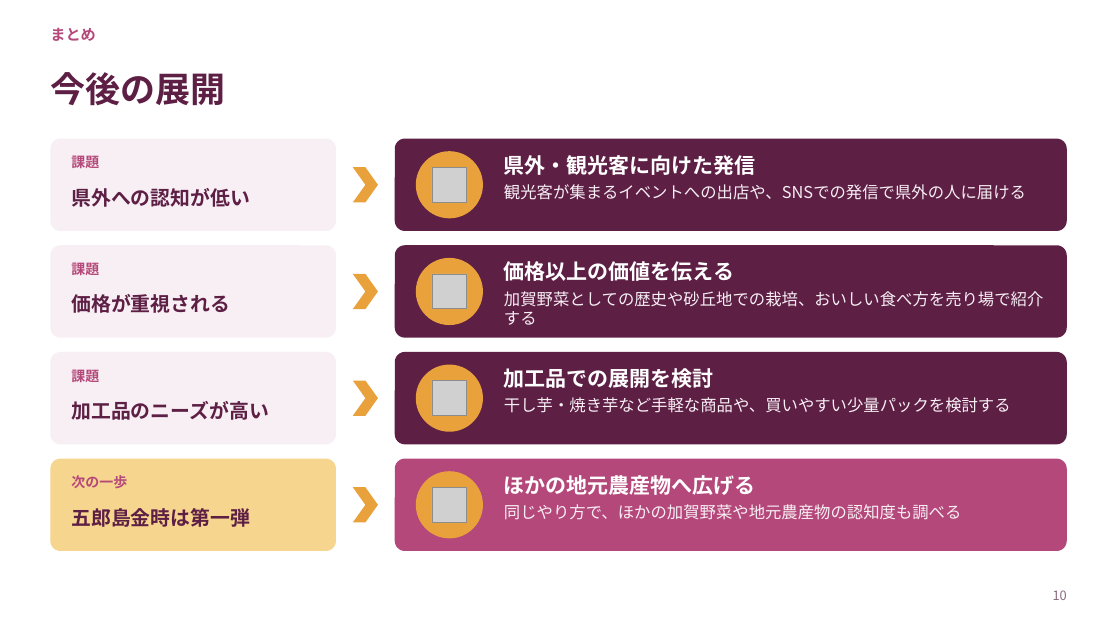
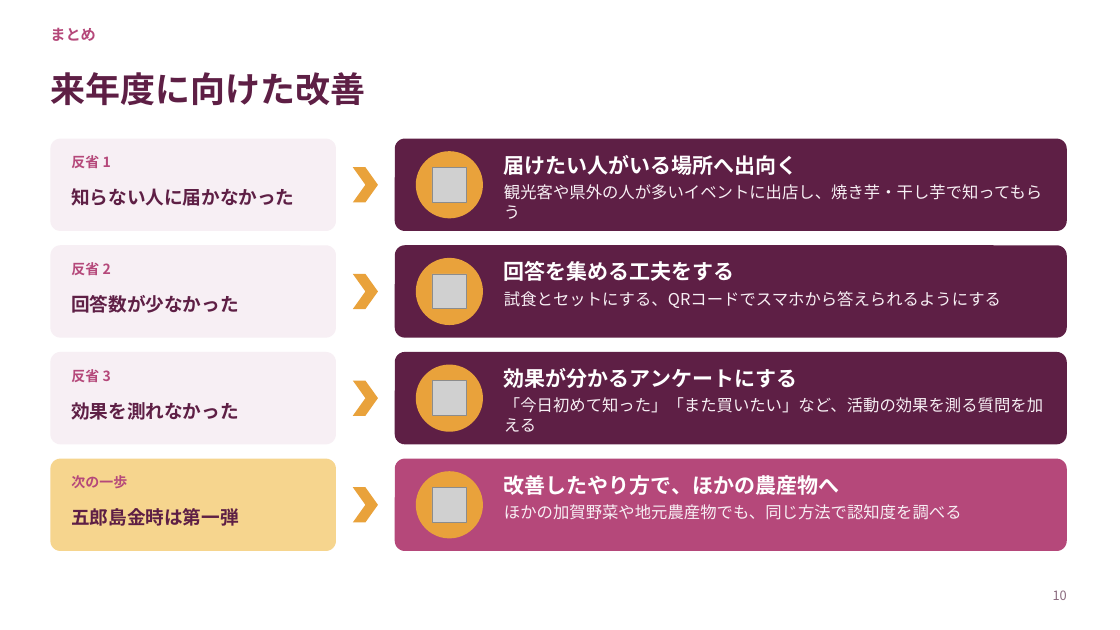
Before and after one commit to tadakazukawani/first-contributions, a slide deck: slide 10 of 農業青年/地元農産物認知拡大プロジェクト.pptx. Drawn at 1120x630 pixels with LibreOffice and Linux fonts; fonts in the diff are those of the drawing; grey boxes stand for pictures. Boxes give left, top, right and bottom in pixels: in the first picture for what was removed or moved away, otherwise in the second. Text is boxed around its words. In the diff, an @@ line names an element or a change of style, - is before the commit and + after.

```diff
--- a/農業青年/地元農産物認知拡大プロジェクト.pptx
+++ b/農業青年/地元農産物認知拡大プロジェクト.pptx
@@ title at <box>50,72,365,105</box>: text changed @@
-今後の展開
+来年度に向けた改善
@@ text at <box>71,155,111,168</box>: text changed @@
-課題
+反省 1
@@ text at <box>504,155,798,175</box>: text changed @@
-県外・観光客に向けた発信
+届けたい人がいる場所へ出向く
@@ text at <box>71,188,294,206</box>: text changed; size 17 to 16 pt @@
-県外への認知が低い
+知らない人に届かなかった
@@ text at <box>504,184,1042,219</box>: text changed @@
-観光客が集まるイベントへの出店や、SNSでの発信で県外の人に届ける
+観光客や県外の人が多いイベントに出店し、焼き芋・干し芋で知ってもらう
@@ text at <box>71,262,111,275</box>: text changed @@
-課題
+反省 2
@@ text at <box>504,261,735,281</box>: text changed @@
-価格以上の価値を伝える
+回答を集める工夫をする
@@ text at <box>71,295,238,313</box>: text changed; size 17 to 16 pt @@
-価格が重視される
+回答数が少なかった
@@ text at <box>504,291,1001,308</box>: text changed @@
-加賀野菜としての歴史や砂丘地での栽培、おいしい食べ方を売り場で紹介する
+試食とセットにする、QRコードでスマホから答えられるようにする
@@ text at <box>71,369,111,382</box>: text changed @@
-課題
+反省 3
@@ text at <box>504,368,797,388</box>: text changed @@
-加工品での展開を検討
+効果が分かるアンケートにする
@@ text at <box>71,402,238,420</box>: text changed; size 17 to 16 pt @@
-加工品のニーズが高い
+効果を測れなかった
@@ text at <box>504,397,1043,432</box>: text changed @@
-干し芋・焼き芋など手軽な商品や、買いやすい少量パックを検討する
+「今日初めて知った」「また買いたい」など、活動の効果を測る質問を加える
@@ text at <box>504,475,839,495</box>: text changed @@
-ほかの地元農産物へ広げる
+改善したやり方で、ほかの農産物へ
@@ text "五郎島金時は第一弾" at <box>71,508,238,526</box>: size 17 to 16 pt @@
@@ text at <box>504,504,962,520</box>: text changed @@
-同じやり方で、ほかの加賀野菜や地元農産物の認知度も調べる
+ほかの加賀野菜や地元農産物でも、同じ方法で認知度を調べる
```
Also in this commit, not shown: 1 slide added, 1 slide removed, 1 other file.
